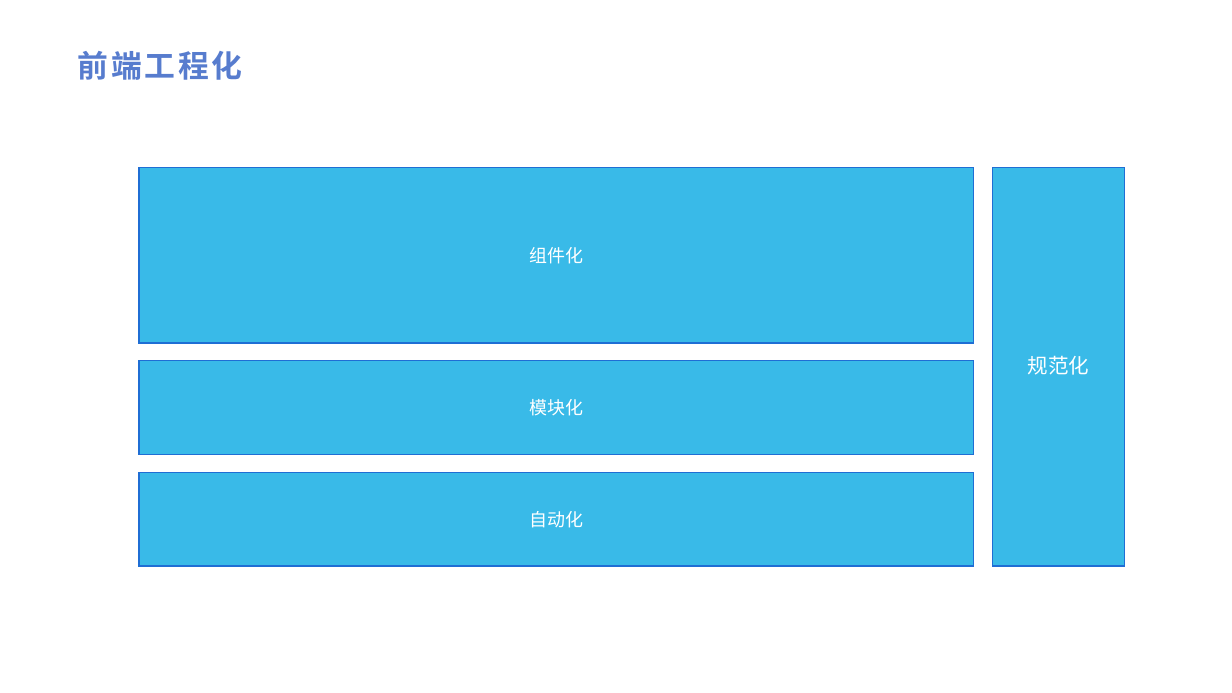
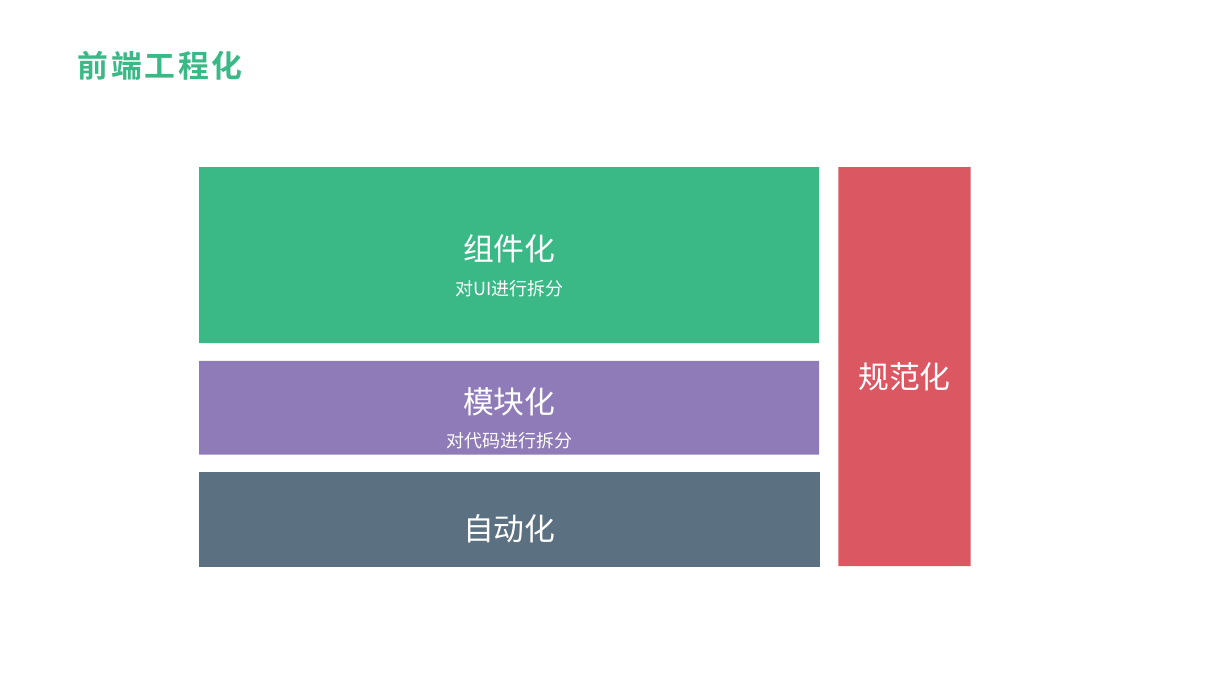
Before and after one commit to forwardNow/blog, a slide deck: slide 2 of docs/.vuepress/public/前端.pptx. Drawn at 1232x693 pixels with LibreOffice and Linux fonts; fonts in the diff are those of the drawing. Boxes give left, top, right and bottom in pixels: in the first picture for what was removed or moved away, otherwise in the second. Text is boxed around its words. In the diff, an @@ line names an element or a change of style, - is before the commit and + after.

```diff
--- a/docs/.vuepress/public/前端.pptx
+++ b/docs/.vuepress/public/前端.pptx
@@ title "前端工程化" at [78, 51, 242, 80]: text colour #577CCE to #3AB986 @@
@@ rectangle "组件化": place and size @@
-rectangle "组件化" at [140, 167, 974, 343]
+rectangle "组件化" at [200, 167, 820, 343]
@@ rectangle "组件化" at [200, 167, 820, 343]: fill #39BAE8 to #3AB986; outline #1F6ED4 1 pt to none @@
@@ rectangle "规范化": place and size @@
-rectangle "规范化" at [993, 167, 1125, 567]
+rectangle "规范化" at [838, 167, 970, 567]
@@ rectangle "规范化" at [838, 167, 970, 567]: size 16 to 24 pt, font Arial to Noto Sans CJK SC; line spacing 0.9 to 1.5; fill #39BAE8 to #DB5762; outline #1F6ED4 1 pt to none @@
@@ text in rectangle at [463, 234, 555, 263]: size 14 to 24 pt, font Arial to Noto Sans CJK SC in "组件化"; line spacing 1 to 1.5 @@
@@ text in rectangle at [455, 280, 563, 297]: paragraph added @@
+对UI进行拆分
@@ rectangle "模块化": place and size @@
-rectangle "模块化" at [140, 360, 974, 455]
+rectangle "模块化" at [200, 360, 820, 455]
@@ rectangle "模块化" at [200, 360, 820, 455]: fill #39BAE8 to #8F7BB8; outline #1F6ED4 1 pt to none @@
@@ text in rectangle at [463, 387, 555, 416]: size 14 to 24 pt, font Arial to Noto Sans CJK SC in "模块化"; line spacing 1 to 1.5 @@
@@ text in rectangle at [446, 432, 572, 449]: paragraph added @@
+对代码进行拆分
@@ rectangle "自动化": place and size @@
-rectangle "自动化" at [140, 472, 974, 567]
+rectangle "自动化" at [200, 472, 820, 567]
@@ rectangle "自动化" at [200, 472, 820, 567]: size 14 to 24 pt, font Arial to Noto Sans CJK SC; line spacing 1 to 1.5; fill #39BAE8 to #5B7080; outline #1F6ED4 1 pt to #5B7080 1 pt @@
```
Also in this commit, not shown: 5 other slides changed, 6 other files.
